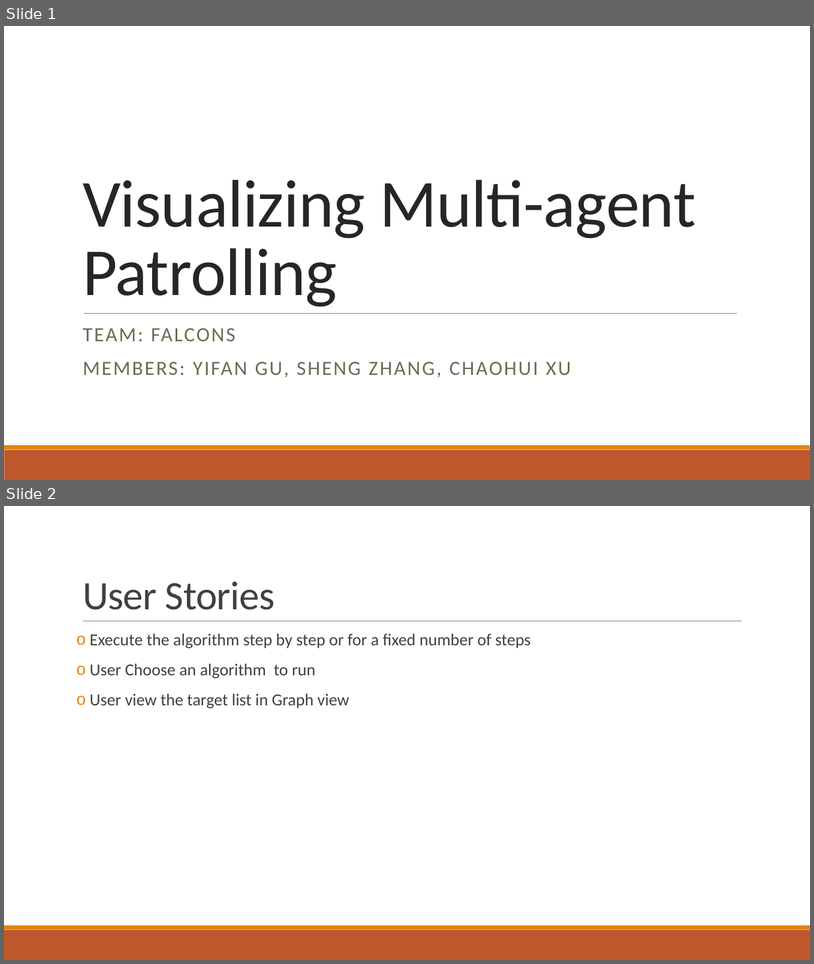
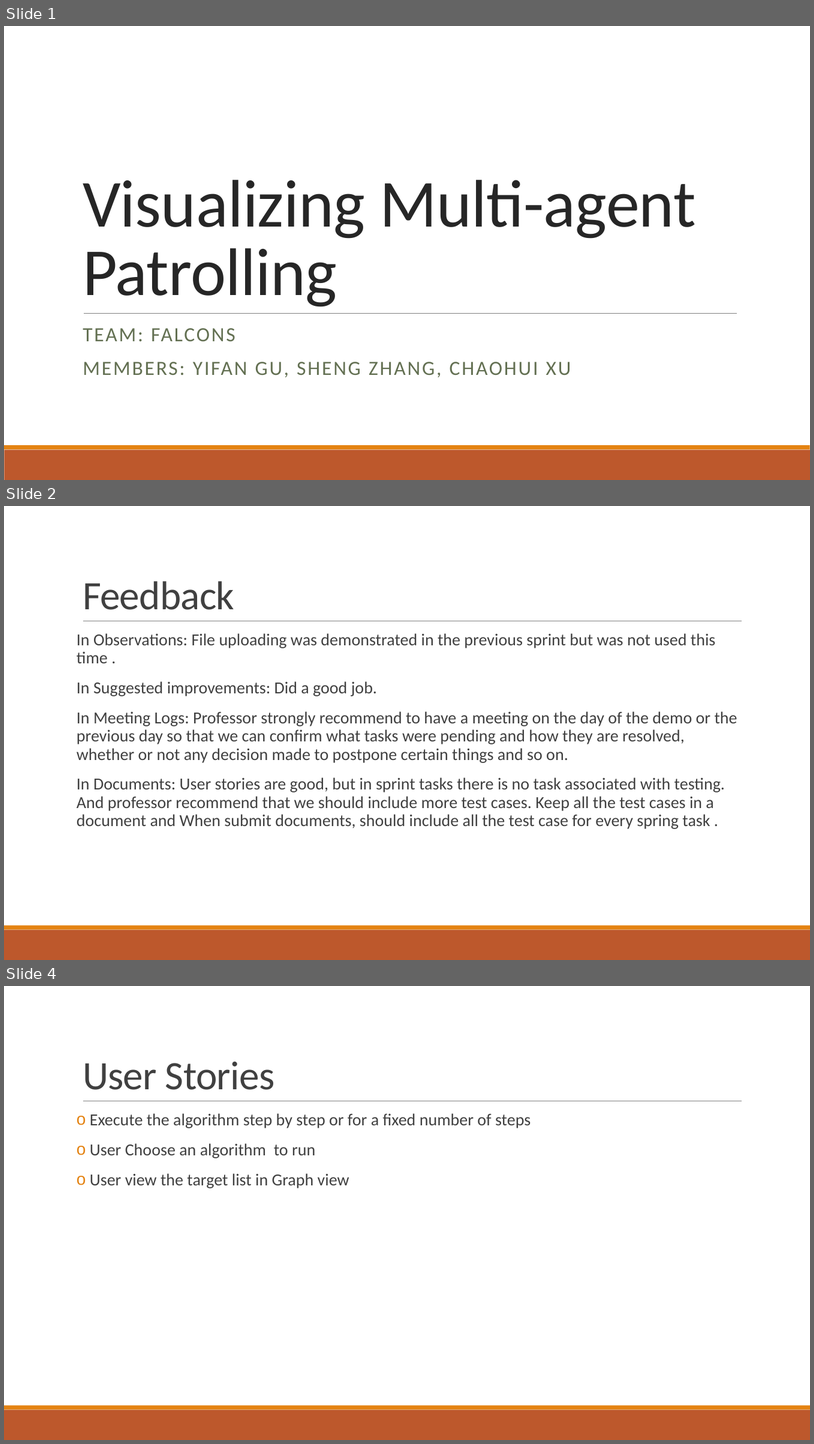
Before and after one commit to 2012215434/CS744, a slide deck: documents/set4/Presentation4.pptx. Shown one above the other, each under a label of ours: slides 1 and 2 before the commit, slides 1, 2 and 4 after it; the slides between them are not shown. The pictures are 814x964 and 814x1444 pixels, drawn with LibreOffice and Linux fonts; fonts in the diff are those of the drawing. Boxes give left, top, right and bottom in pixels: in the first picture for what was removed or moved away, otherwise in the second. Text is boxed around its words. In the diff, an @@ line names an element or a change of style, - is before the commit and + after.

Commit message:
add ppt feedback

```diff
--- a/documents/set4/Presentation4.pptx
+++ b/documents/set4/Presentation4.pptx
@@ slide 2 added at (4, 506, 810, 960), background #FFFFFF; not listed: 3 template elements that a slide beside it also shows @@
@@ title added at (83, 581, 234, 610), 48 pt, text #404040 @@
+Feedback
@@ text added at (77, 633, 738, 829), 20 pt, text #404040 @@
+In Observations: File uploading was demonstrated in the previous sprint but was not used this time .
+In Suggested improvements: Did a good job.
+In Meeting Logs: Professor strongly recommend to have a meeting on the day of the demo or the previous day so that we can confirm what tasks were pending and how they are resolved, whether or not any decision made to postpone certain things and so on.
+In Documents: User stories are good, but in sprint tasks there is no task associated with testing. And professor recommend that we should include more test cases. Keep all the test cases in a document and When submit documents, should include all the test case for every spring task .
@@ what was slide 2 is now slide 4 @@
```
Also in this commit, not shown: 1 other slide added, 7 other files.
